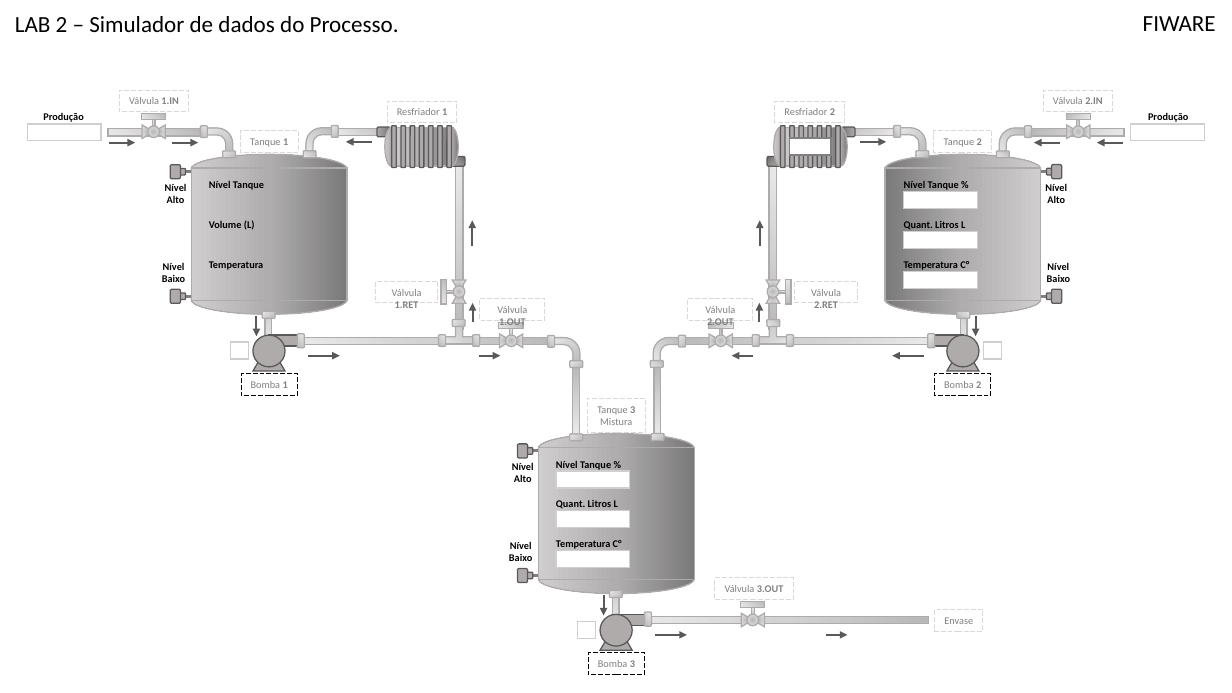
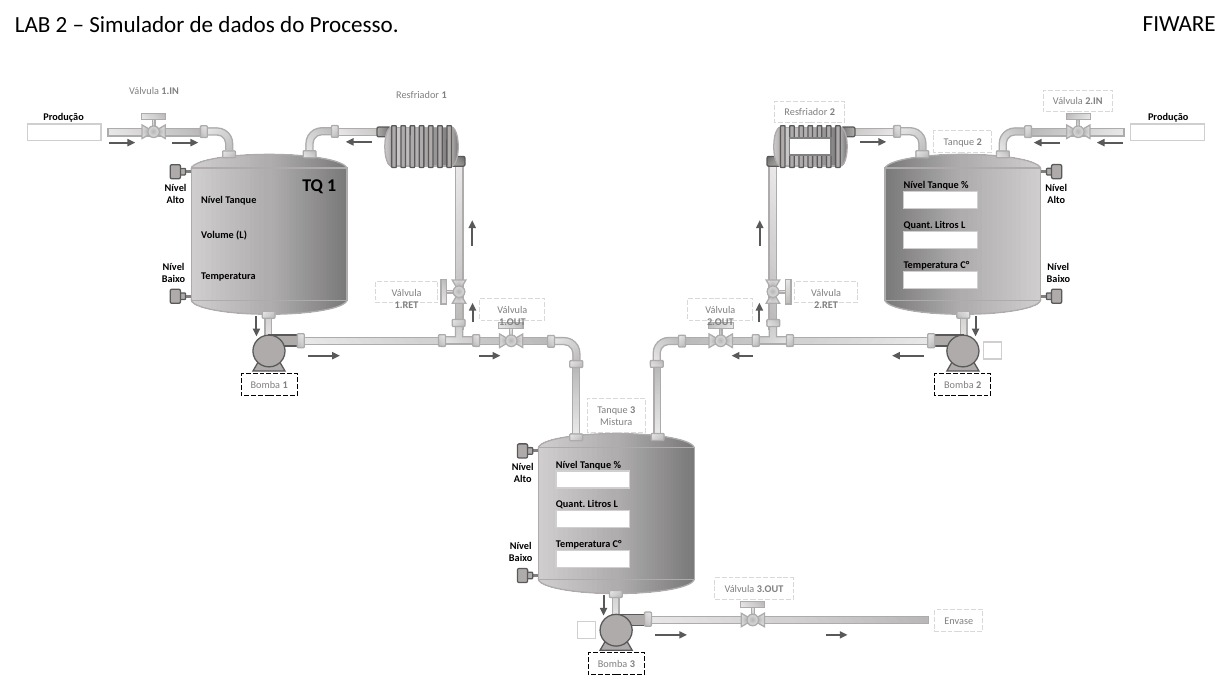
Before and after one commit to smedina1304/fiware-test-labs, a slide deck: slide 2 of lab02/scada-lts/views/LAB_2-Scada_View.pptx. Drawn at 1232x693 pixels with LibreOffice and Linux fonts; fonts in the diff are those of the drawing. Boxes give left, top, right and bottom in pixels: in the first picture for what was removed or moved away, otherwise in the second. Text is boxed around its words. In the diff, an @@ line names an element or a change of style, - is before the commit and + after.

```diff
--- a/lab02/scada-lts/views/LAB_2-Scada_View.pptx
+++ b/lab02/scada-lts/views/LAB_2-Scada_View.pptx
@@ text "Válvula 1.IN": place and size @@
-text "Válvula 1.IN" at bbox=[119, 90, 189, 112]
+text "Válvula 1.IN" at bbox=[129, 87, 178, 94]
@@ text "Resfriador 1": place and size @@
-text "Resfriador 1" at bbox=[387, 101, 457, 123]
+text "Resfriador 1" at bbox=[396, 91, 447, 98]
@@ outline #D9D9D9 0.75 pt dashed to none in 3 elements at bbox=[129, 87, 178, 94], bbox=[396, 91, 447, 98], bbox=[302, 179, 336, 193] @@
@@ text "TQ 1": place and size @@
-text "TQ 1" at bbox=[240, 130, 299, 152]
+text "TQ 1" at bbox=[302, 179, 336, 193]
@@ text at bbox=[302, 179, 336, 193]: text changed; size 8 to 14 pt; text colour #808080 to #000000; bold on @@
-Tanque 1
+TQ 1
@@ text "Nível Tanque": place and size @@
-text "Nível Tanque" at bbox=[209, 181, 264, 190]
+text "Nível Tanque" at bbox=[201, 196, 256, 205]
@@ text "Volume (L)": place and size @@
-text "Volume (L)" at bbox=[209, 220, 255, 230]
+text "Volume (L)" at bbox=[201, 230, 247, 239]
@@ text "Temperatura": place and size @@
-text "Temperatura" at bbox=[209, 261, 263, 270]
+text "Temperatura" at bbox=[201, 272, 255, 281]
@@ rectangle removed at bbox=[231, 342, 249, 359] @@
```
Also in this commit, not shown: 7 other files.
